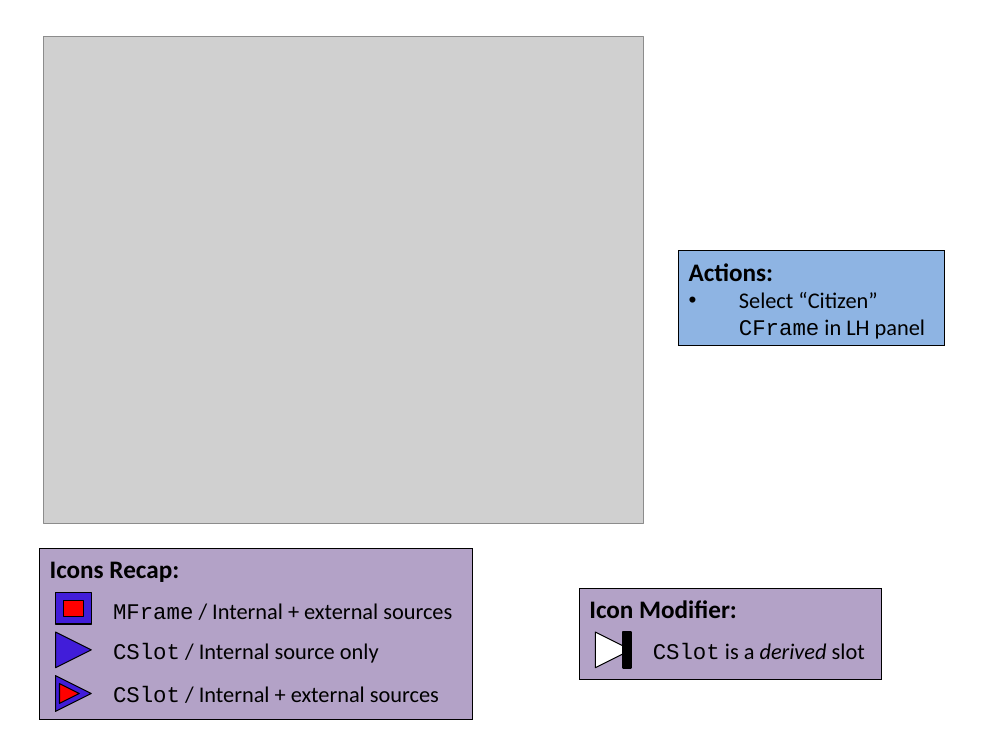
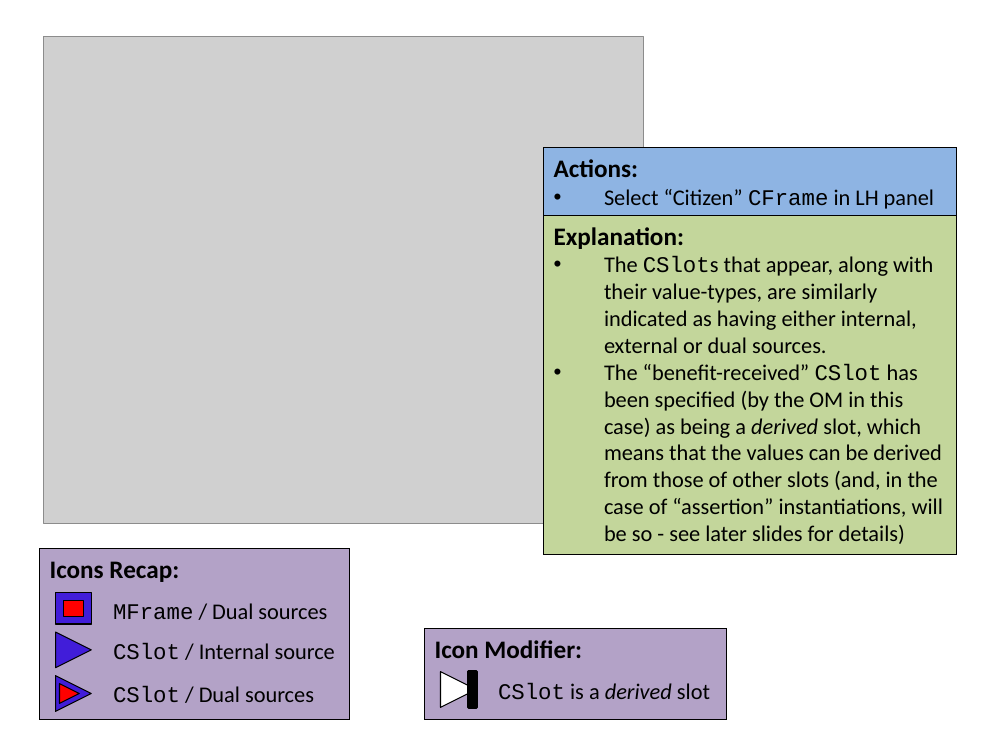
Before and after one commit to colin-puleston/mekon-hobo, a slide deck: slide 24 of docs/MEKON-HOBO Introductory Tutorial.pptx (slide 23 before the commit). Drawn at 1008x756 pixels with LibreOffice and Linux fonts; fonts in the diff are those of the drawing; grey boxes stand for pictures. Boxes give left, top, right and bottom in pixels: in the first picture for what was removed or moved away, otherwise in the second. Text is boxed around its words. In the diff, an @@ line names an element or a change of style, - is before the commit and + after.

```diff
--- a/docs/MEKON-HOBO Introductory Tutorial.pptx
+++ b/docs/MEKON-HOBO Introductory Tutorial.pptx
@@ rectangle "Actions:": place and size @@
-rectangle "Actions:" at (678, 251, 944, 346)
+rectangle "Actions:" at (543, 148, 956, 216)
@@ rectangle added at (543, 216, 956, 555), fill #C3D69B, outline #000000 0.75 pt, 16 pt, text #000000 @@
+Explanation:
+• The CSlots that appear, along with their value-types, are similarly indicated as having either internal, external or dual sources.
+• The “benefit-received” CSlot has been specified (by the OM in this case) as being a derived slot, which means that the values can be derived from those of other slots (and, in the case of “assertion” instantiations, will be so - see later slides for details)
@@ rectangle "Icons Recap:": place and size @@
-rectangle "Icons Recap:" at (39, 548, 472, 719)
+rectangle "Icons Recap:" at (39, 548, 349, 719)
@@ text at (113, 603, 327, 619): text changed @@
-MFrame / Internal + external sources
+MFrame / Dual sources
@@ text at (113, 643, 335, 659): text changed @@
-CSlot / Internal source only
+CSlot / Internal source
@@ text at (113, 686, 314, 702): text changed @@
-CSlot / Internal + external sources
+CSlot / Dual sources
@@ 2 rectangles, 1 text, 1 triangle: place and size @@
-2 rectangles, 1 text, 1 triangle at (580, 589, 881, 680)
+2 rectangles, 1 text, 1 triangle at (424, 628, 726, 720)
```
Also in this commit, not shown: 15 other slides changed, 7 slides added.
